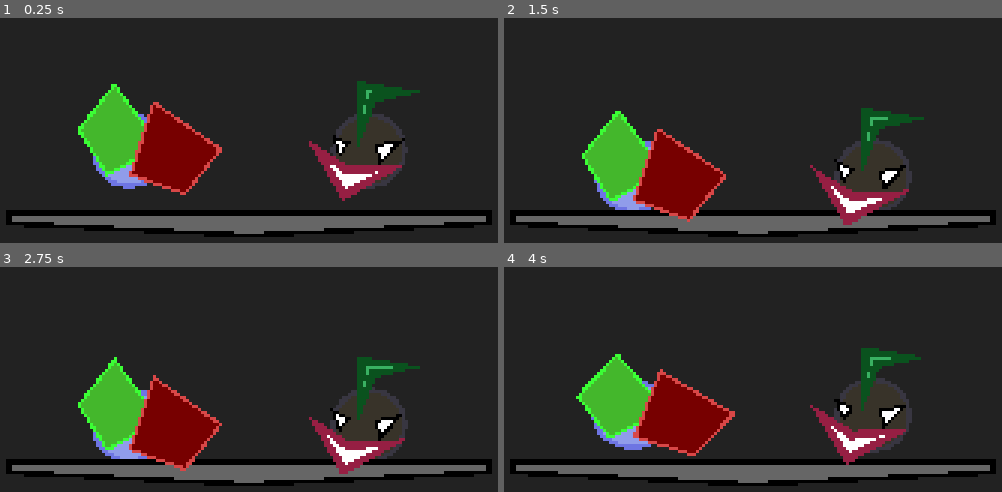
Above: before the commit, frames 1-4 (two rows, left to right).
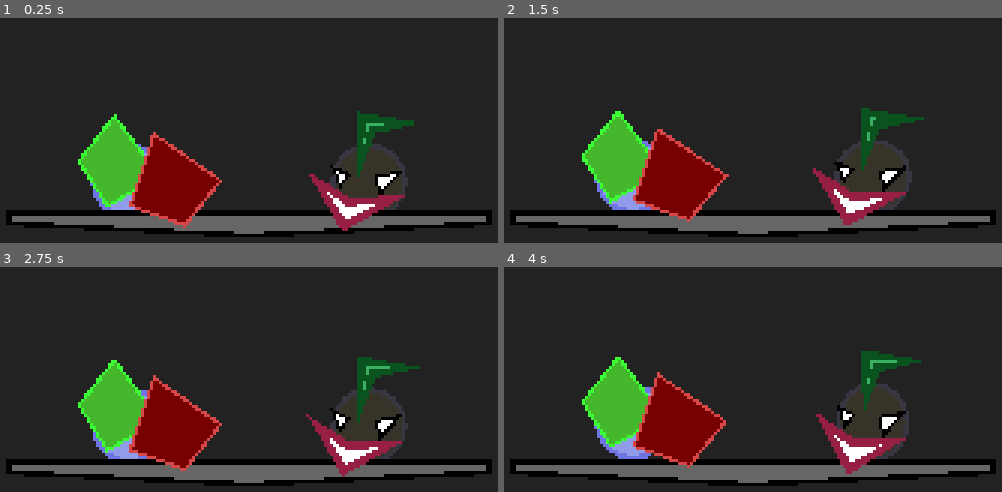
Above: after the commit, the same moments.

Repository: tm-nielsen/big-boy-balance-beam
Game: Godot game, scene res://scenes/root.tscn
Same seed, same stepped clock (60 frames per second), same inputs: the game is played once before the commit and once after it.
Inputs:
- Up to frame 1 (0.25 s): no input
- Up to frame 2 (1.5 s): no input
- Up to frame 3 (2.75 s): tap Enter at 2 s
- Up to frame 4 (4 s): tap R (reset) at 2.75 s

The runs differ from the first frame. In frame 1, 15% of the frame differs, in the area x 15-85%, y 28-95%; in frame 2, 0.5%; in frame 3, 0.3%; in frame 4, 6.6%.

Commit message:
Tweaked physics parameters - adjusted player forces to make the game snappier and more hectic

Diff:
--- a/scenes/game.tscn
+++ b/scenes/game.tscn
@@ -19,12 +19,14 @@
 z_index = 1
 position = Vector2(0, 40)
 script = ExtResource("2_k61rr")
-shrink_period = 2.0
-shrink_tween_duration = 0.4
+shrink_delay = 6.0
+shrink_amount = 40.0
+shrink_tween_duration = 0.2
 shrink_tween_easing = 2
 shrink_tween_transition_type = 10
 fill_colour = Color(0.4, 0.4, 0.4, 1)
 stroke_width = 1.5
+ball_mass = 0.5
 
 [node name="PhysicsBallManager" type="Node2D" parent="." node_paths=PackedStringArray("balance_beam")]
 script = ExtResource("1_vyn2h")
@@ -36,9 +38,12 @@
 position = Vector2(-40, 0)
 script = ExtResource("1_m3mpd")
 strafe_force = 12.0
+charged_squish_ratio = 0.5
+jump_speed = 6.0
 jump_charge_period = 0.15
-charged_squish_ratio = 0.5
+drop_force = 16.0
 max_squish_ratio = 0.35
+gravity = 15.0
 radius = 12.0
 minimum_bounce_speed = Vector2(2, 0.5)
 
@@ -60,9 +65,12 @@
 script = ExtResource("1_m3mpd")
 player_index = 2
 strafe_force = 12.0
+charged_squish_ratio = 0.5
+jump_speed = 6.0
 jump_charge_period = 0.15
-charged_squish_ratio = 0.5
+drop_force = 16.0
 max_squish_ratio = 0.35
+gravity = 15.0
 radius = 12.0
 minimum_bounce_speed = Vector2(2, 0.5)
 
